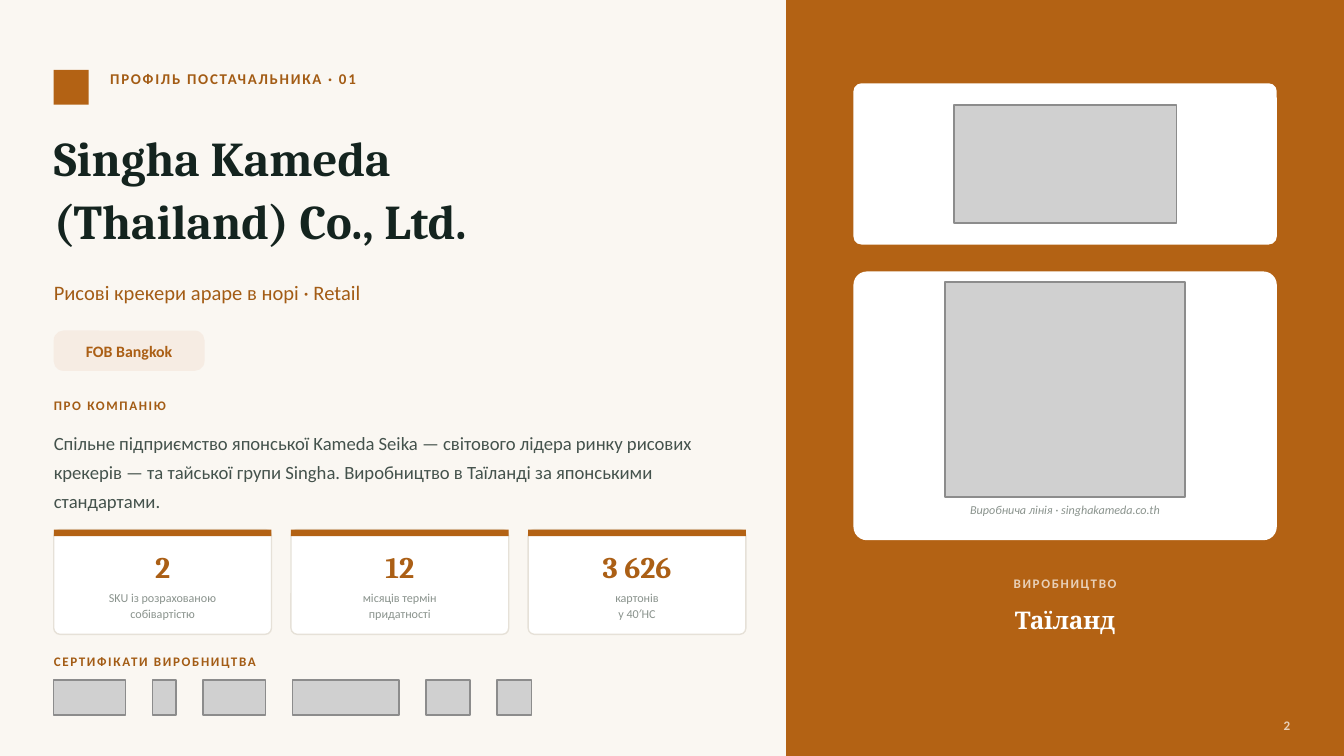
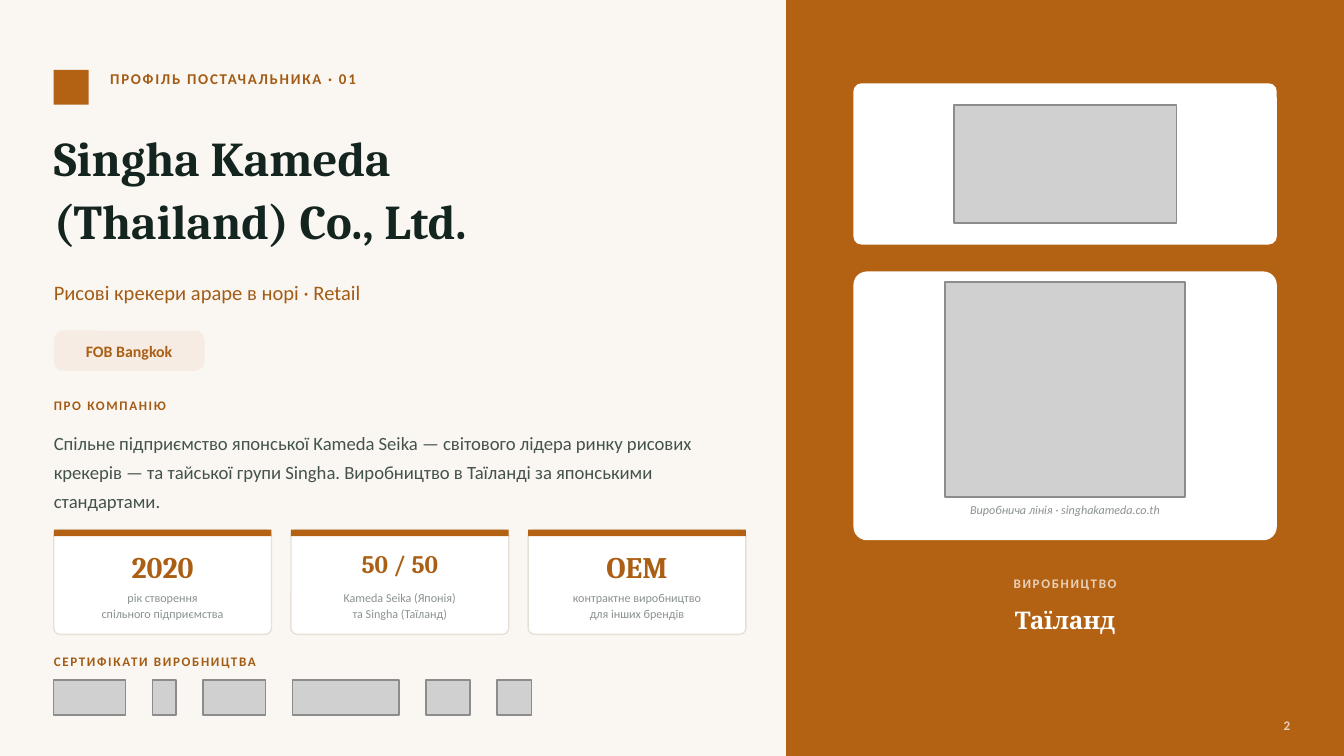
Before and after one commit to IllyaChaplygin/Chaplygin-Illya, a slide deck: slide 2 of presentation/Постачальники_снеків_собівартість.pptx. Drawn at 1344x756 pixels with LibreOffice and Linux fonts; fonts in the diff are those of the drawing; grey boxes stand for pictures. Boxes give left, top, right and bottom in pixels: in the first picture for what was removed or moved away, otherwise in the second. Text is boxed around its words. In the diff, an @@ line names an element or a change of style, - is before the commit and + after.

```diff
--- a/presentation/Постачальники_снеків_собівартість.pptx
+++ b/presentation/Постачальники_снеків_собівартість.pptx
@@ text at (132, 557, 194, 579): text changed @@
-2
+2020
@@ text at (362, 556, 438, 574): text changed; size 16 to 13.5 pt @@
-12
+50 / 50
@@ text at (606, 557, 667, 579): text changed @@
-3 626
+OEM
@@ text at (102, 594, 224, 620): text changed @@
-SKU із розрахованою
-собівартістю
+рік створення
+спільного підприємства
@@ text at (344, 593, 456, 620): text changed @@
-місяців термін
-придатності
+Kameda Seika (Японія)
+та Singha (Таїланд)
@@ text at (573, 594, 701, 620): text changed @@
-картонів
-у 40′HC
+контрактне виробництво
+для інших брендів
```
Also in this commit, not shown: 2 other slides changed, 1 slide added, 1 slide removed, 5 other files.
